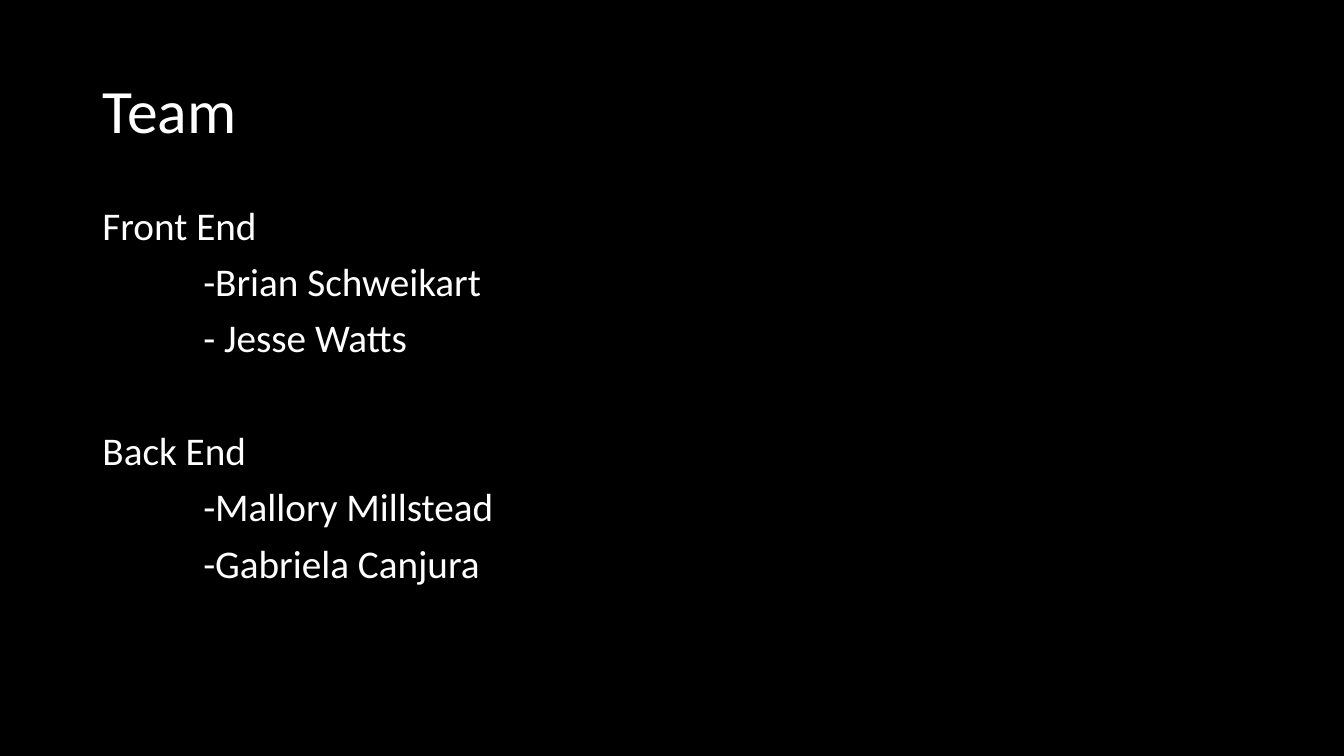
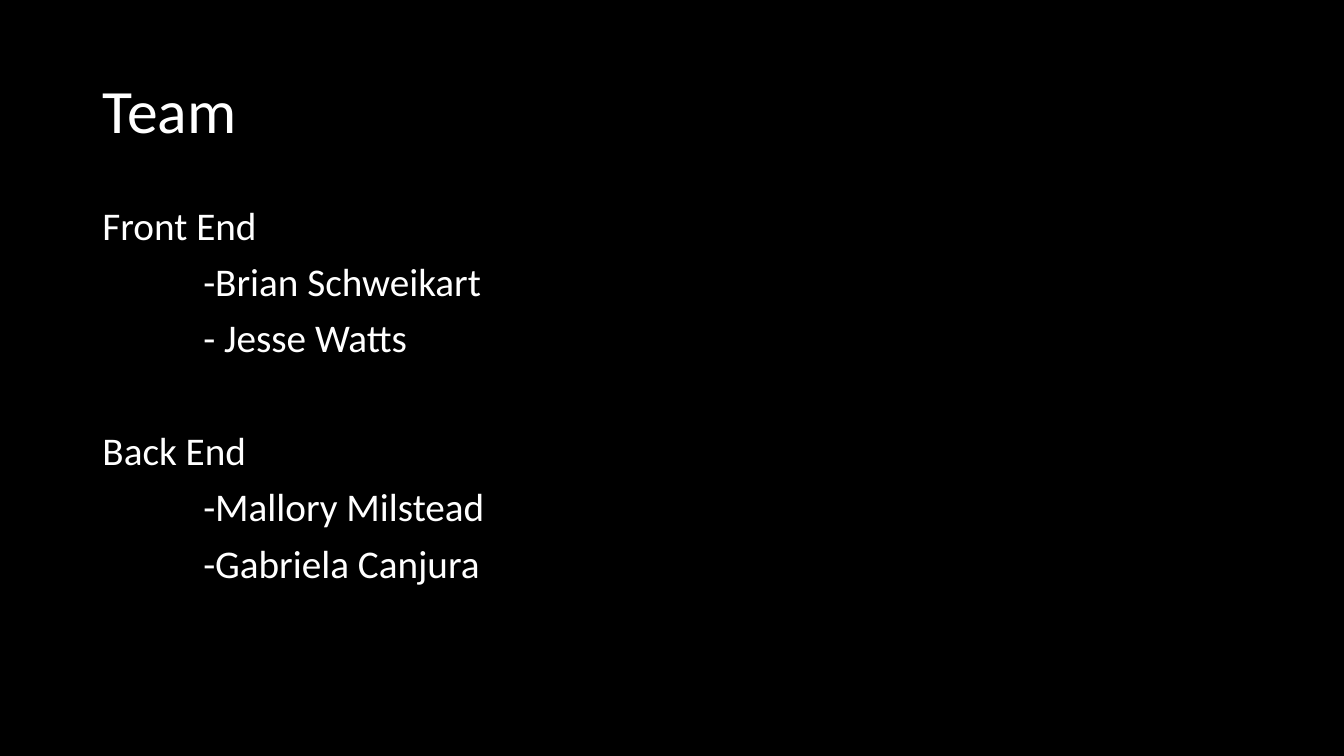
Before and after one commit to milsteam4144/GLAPS, a slide deck: slide 2 of GLAPS Presentation.pptx. Drawn at 1344x756 pixels with LibreOffice and Linux fonts; fonts in the diff are those of the drawing. Boxes give left, top, right and bottom in pixels: in the first picture for what was removed or moved away, otherwise in the second. Text is boxed around its words. In the diff, an @@ line names an element or a change of style, - is before the commit and + after.

```diff
--- a/GLAPS Presentation.pptx
+++ b/GLAPS Presentation.pptx
@@ text at <box>203,493,484,528</box>: text changed @@
--Mallory Millstead
+-Mallory Milstead
```
